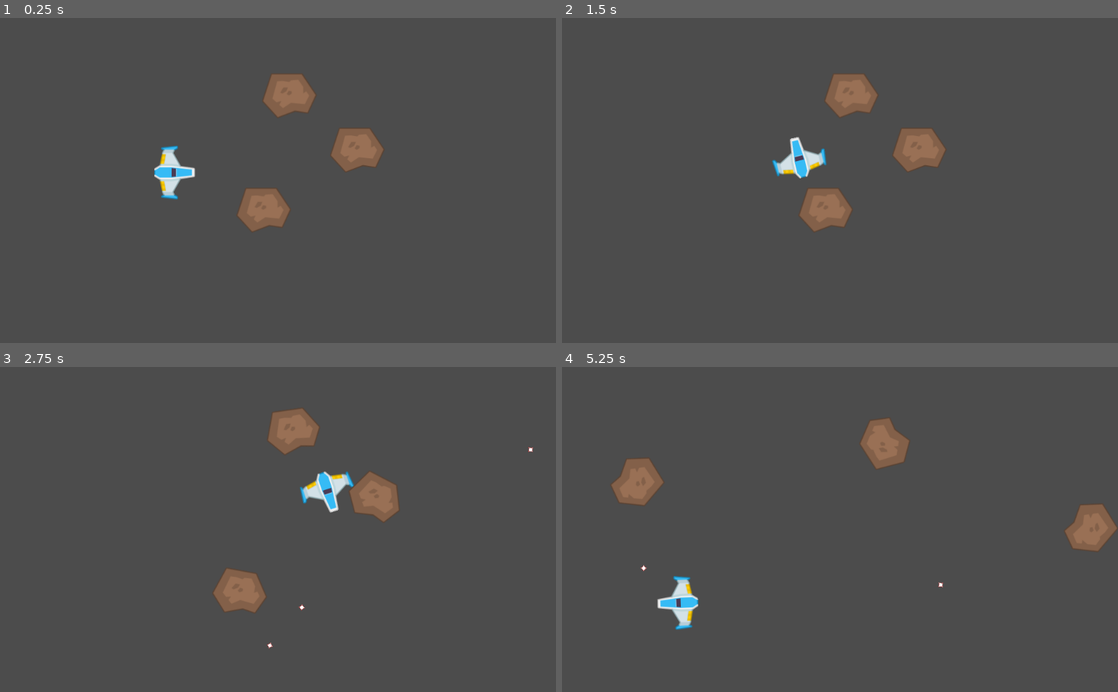
Above: before the commit, frames 1-4 (two rows, left to right).
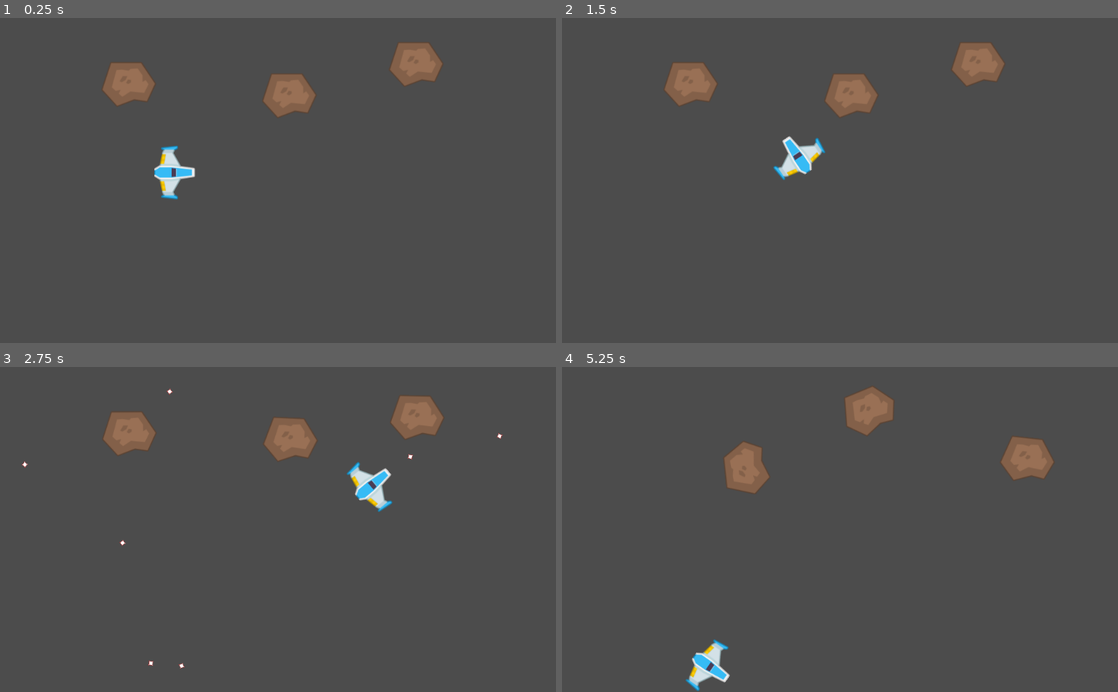
Above: after the commit, the same moments.

Repository: cgrooves/azteroids
Game: Godot game, scene res://src/MainGame.tscn
Same seed, same stepped clock (60 frames per second), same inputs: the game is played once before the commit and once after it.
Inputs:
- Up to frame 1 (0.25 s): no input
- Up to frame 2 (1.5 s): tap Enter at 0.5 s; hold Up (booster_forward) 0.53-1.28 s; hold Left (booster_port) 0.53-1.28 s; tap Right (booster_stbd) at 1.35 s
- Up to frame 3 (2.75 s): hold Up (booster_forward) from 2.03 s (still down); hold Space (fire) from 2.03 s (still down)
- Up to frame 4 (5.25 s): release Space (fire) at 2.78 s; tap Left (booster_port) at 2.85 s; release Up (booster_forward) at 3.53 s; hold Right (booster_stbd) 3.53-4.28 s; tap Space (fire) at 4.35 s; hold Left (booster_port) from 5.03 s (still down)

The runs differ from the first frame. In frame 1, 3.7% of the frame differs, in the area x 18-80%, y 7-66%; in frame 2, 4.3%; in frame 3, 5.1%; in frame 4, 6.6%, in the area x 8-100%, y 5-100%.

Commit message:
Updating some params for better gameplay

Diff:
--- a/src/Asteroid.tscn
+++ b/src/Asteroid.tscn
@@ -8,7 +8,7 @@
 
 [node name="Asteroid" type="RigidBody2D"]
 collision_layer = 5
-mass = 20.0
+mass = 100.0
 script = ExtResource( 2 )
 
 [node name="Sprite" type="Sprite" parent="."]
--- a/src/Character.tscn
+++ b/src/Character.tscn
@@ -8,13 +8,14 @@
 
 [node name="Character" type="RigidBody2D"]
 collision_layer = 3
+collision_mask = 5
 linear_damp = 50.0
 angular_damp = 30.0
 script = ExtResource( 1 )
 thrust_mag = 250
-torque_mag = 2500
+torque_mag = 3000
 firing_frame_delay = 4
-pdc_power = 1000
+pdc_power = 2500
 
 [node name="CollisionShape2D" type="CollisionShape2D" parent="."]
 shape = SubResource( 1 )
@@ -24,4 +25,4 @@
 texture = ExtResource( 2 )
 
 [node name="PDC_cannon" type="Position2D" parent="."]
-position = Vector2( 40, 0 )
+position = Vector2( 48, 0 )
--- a/src/World.tscn
+++ b/src/World.tscn
@@ -12,7 +12,7 @@
 position = Vector2( 533.142, 143.538 )
 
 [node name="Asteroid2" parent="." instance=ExtResource( 2 )]
-position = Vector2( 485.979, 354.744 )
+position = Vector2( 237.268, 122.614 )
 
 [node name="Asteroid3" parent="." instance=ExtResource( 2 )]
-position = Vector2( 658.225, 244.015 )
+position = Vector2( 766.754, 85.7442 )
